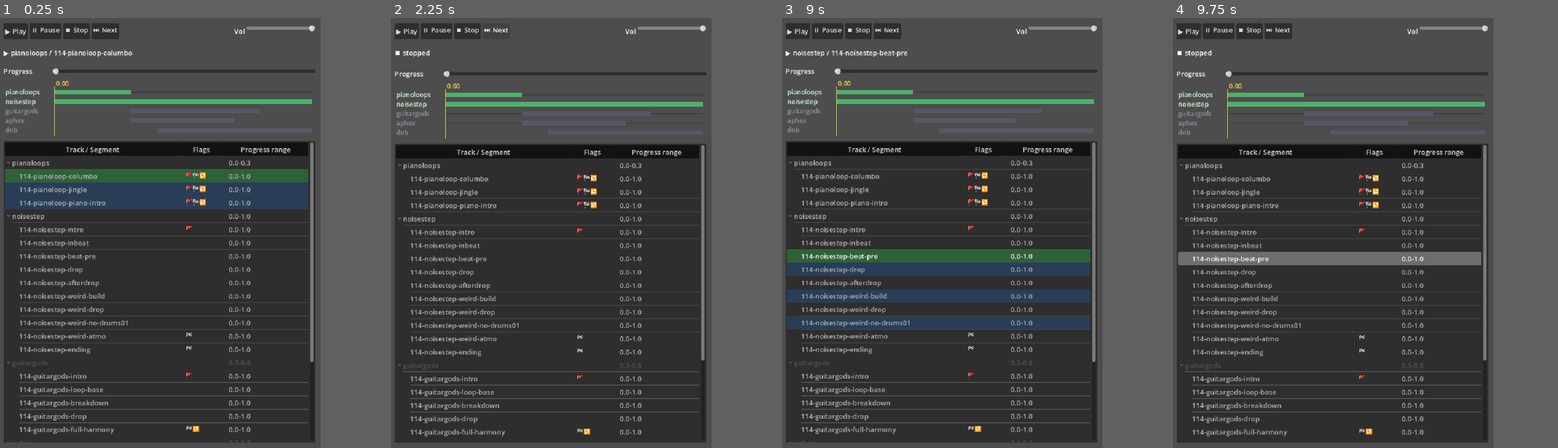
Above: before the commit, frames 1-4 (left to right).
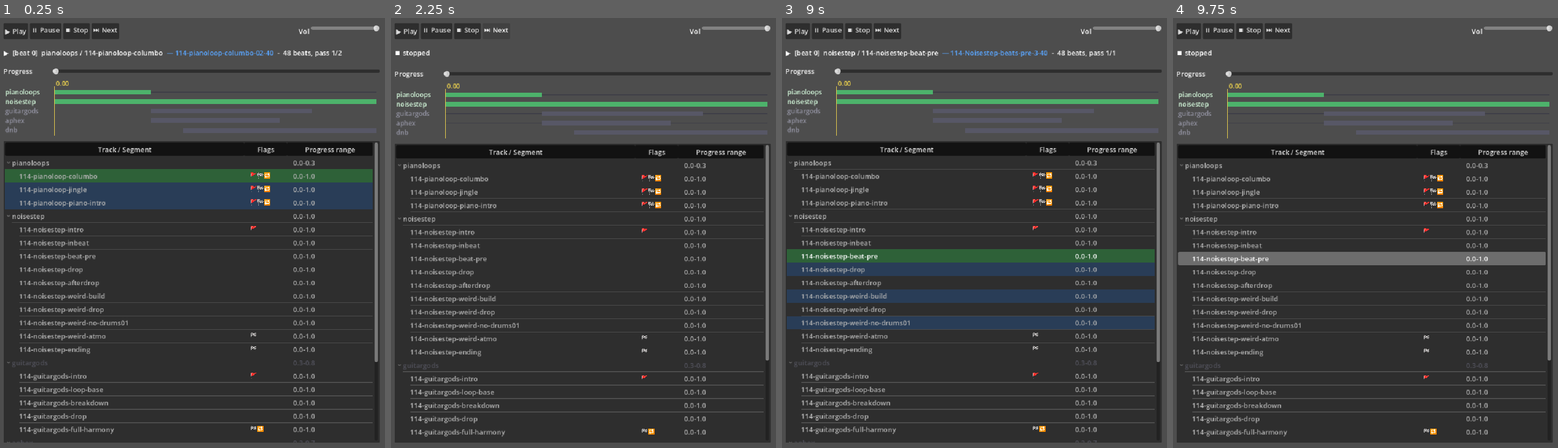
Above: after the commit, the same moments.

Repository: AxelStrem/sound-chain
Game: Godot game, scene res://sound_test.tscn
The game is run twice, just before and just after one commit, with the same random seed, the same clock (stepped at 60 frames per second) and the same inputs.
Inputs (mouse positions are in pixels of both pictures, inside the frame that each line leads up to):
- Up to frame 1 (0.25 s): no input
- Up to frame 2 (2.25 s): click "▶ Play" at 0.5 s; click "▶ Play" at 1.25 s; click "⏭ Next" at 2 s
- Up to frame 3 (9 s): click "⏭ Next" at 2.75 s; click "⏹ Stop" at 3.5 s; click "⏹ Stop" at 4.25 s; click "▶ Play" at 5 s; click "⏹ Stop" at 5.75 s; click "⏭ Next" at 6.5 s; click "⏸ Pause" at 7.25 s; move the mouse to (939, 112) at 8.02 s; click (939, 112) at 8.17 s; move the mouse to (878, 254) at 8.77 s; click (878, 254) at 8.92 s
- Up to frame 4 (9.75 s): tap Enter at 9.5 s; move the mouse to (1365, 138) at 9.52 s; click (1365, 138) at 9.67 s
In our replay, the window is 600x800 before the commit and 720x800 after it. These sizes can differ from the game's own. Grey fills any space a smaller window leaves; there, only what the larger window draws over its background counts as a difference.

The runs differ from the first frame. In frame 1, 13% of the frame differs, in the area x 0-100%, y 0-100%; in frame 2, 11%; in frame 3, 13%; in frame 4, 11%.

Commit message:
Show variation + live beat/length/pass in now-playing status
- Engine tracks the chosen `audio` variation and exposes it plus current
  beat, length_beats and pass count; adds a beat_advanced signal emitted
  once per beat.
- Status becomes a RichTextLabel: "▶ [beat N] track / segment — variation
  (blue) - L beats, pass P/T", refreshed live each beat.

Co-Authored-By: Claude Opus 4.8 <noreply@anthropic.com>

Diff:
--- a/project.godot
+++ b/project.godot
@@ -21,7 +21,7 @@
 
 [display]
 
-window/size/viewport_width=1500
+window/size/viewport_width=1800
 window/size/viewport_height=2000
 window/stretch/mode="canvas_items"
 window/stretch/aspect="expand"
--- a/sound_chain.gd
+++ b/sound_chain.gd
@@ -46,6 +46,9 @@
 ## Emitted when playback starts, pauses/resumes, or stops.
 signal playback_changed(playing: bool, paused: bool)
 
+## Emitted once per beat while playing (carries the current absolute beat).
+signal beat_advanced(beat: int)
+
 # ---------------------------------------------------------------------------
 # Runtime state
 # ---------------------------------------------------------------------------
@@ -66,6 +69,7 @@
 var _cur_name   := ""   ## Currently-playing segment name
 var _cur_seg    := {}   ## Currently-playing segment data
 var _cur_track  := ""   ## Track owning the currently-playing segment
+var _cur_variation := "" ## The `audio` variation chosen for the current pass
 var _cur_start  := 0    ## Beat on which current segment (this pass) started
 var _reps_left  := 0    ## Remaining extra `repeat` passes of the current segment
 
@@ -336,6 +340,11 @@
 func get_playback_speed() -> float: return _playback_speed
 func get_current_segment() -> String: return _cur_name
 func get_current_track() -> String: return _cur_track
+func get_current_variation() -> String: return _cur_variation
+func get_current_beat() -> int: return _beat
+func get_current_length_beats() -> int: return int(_cur_seg.get("length_beats", DEFAULT_LENGTH_BEATS))
+func get_current_total_passes() -> int: return maxi(1, int(_cur_seg.get("repeat", 1)))
+func get_current_pass() -> int: return get_current_total_passes() - _reps_left
 func get_history() -> Array[String]: return _history.duplicate()
 
 
@@ -450,6 +459,8 @@
 	# Safety: nothing to schedule against
 	if _cur_name == "":
 		return
+
+	beat_advanced.emit(_beat)
 
 	var end_beat  : int = _cur_start + _cur_seg.get("length_beats", DEFAULT_LENGTH_BEATS)
 	var lookahead : int = _metadata.get("lookahead_beats", DEFAULT_LOOKAHEAD)
@@ -660,9 +671,11 @@
 ##   - bare name:  "a0.wav"            (prefixed with _audio_base)
 ##   - bare name without extension: "a0"  (tries .wav then .ogg)
 func _resolve_audio(seg: Dictionary, seg_name: String) -> String:
+	_cur_variation = ""
 	var variations: Array = seg.get("audio", [])
 	if not variations.is_empty():
 		var p := str(variations[_rng.randi() % variations.size()])
+		_cur_variation = p
 		if p.begins_with("res://") or p.begins_with("user://") or p.begins_with("/") or (p.length() >= 2 and p[1] == ":"):
 			# Absolute path — use as-is
 			return p
@@ -755,6 +768,7 @@
 	_cur_name  = ""
 	_cur_seg   = {}
 	_cur_track = ""
+	_cur_variation = ""
 	_reps_left = 0
 	_next_name = ""
 	_next_done = false
--- a/sound_test.gd
+++ b/sound_test.gd
@@ -14,6 +14,13 @@
 const COL_CURRENT_BG := Color(0.18, 0.38, 0.22)   # now playing
 const COL_NEXT_BG    := Color(0.16, 0.24, 0.34)   # reachable from now playing
 
+## Concentric border drawn over the current row when it can loop back to itself:
+## outer green → blue → inner green.  (TreeItem can't do multi-ring borders, so
+## it's painted in an overlay; see [method _draw_loop_overlay].)
+const COL_LOOP_GREEN := Color(0.35, 0.80, 0.45)
+const COL_LOOP_BLUE  := Color(0.35, 0.60, 1.00)
+const LOOP_BORDER_W  := 2.0
+
 ## Playlist columns: name, flags (start / ending / repeat), progress range(s).
 const TREE_COLUMNS := 3
 const COL_NAME     := 0
@@ -29,7 +36,7 @@
 const HINT_REPEAT    := "🔁 Repeats %d× before advancing"
 
 var _tree              : Tree
-var _status            : Label
+var _status            : RichTextLabel
 var _slider            : HSlider
 var _map               : TrackMap
 
@@ -57,6 +64,7 @@
 
 	SoundChain.segment_changed.connect(_on_segment_changed)
 	SoundChain.playback_changed.connect(_on_playback_changed)
+	SoundChain.beat_advanced.connect(_on_beat_advanced)
 	_refresh_status()
 
 	SoundChain.start()   # autostart a normal metadata-driven playthrough
@@ -119,7 +127,11 @@
 	status_margin.add_theme_constant_override("margin_top", 12)
 	status_margin.add_theme_constant_override("margin_bottom", 12)
 	vbox.add_child(status_margin)
-	_status = Label.new()
+	_status = RichTextLabel.new()
+	_status.bbcode_enabled = true          # so the variation can be tinted blue
+	_status.fit_content = true
+	_status.scroll_active = false
+	_status.autowrap_mode = TextServer.AUTOWRAP_OFF
 	status_margin.add_child(_status)
 
 	# --- Progress row (label width matches the map's name column, so the slider
@@ -353,12 +365,22 @@
 	_refresh_status()
 
 
+func _on_beat_advanced(_beat: int) -> void:
+	_refresh_status()
+
+
 func _refresh_status() -> void:
 	var seg := SoundChain.get_current_segment()
 	var track := SoundChain.get_current_track()
 	if not _playing or seg == "":
 		_status.text = "⏹ stopped"
-	elif _paused:
-		_status.text = "⏸ paused — %s / %s" % [track, seg]
-	else:
-		_status.text = "▶ %s / %s" % [track, seg]
+		return
+	var head := "⏸ paused" if _paused else "▶"
+	var variation := SoundChain.get_current_variation()
+	var var_txt := ""
+	if variation != "":
+		var_txt = "  [color=#5aa6ff]— %s[/color]" % variation
+	_status.text = "%s  [beat %d]  %s / %s%s  -  %d beats, pass %d/%d" % [
+		head, SoundChain.get_current_beat(), track, seg, var_txt,
+		SoundChain.get_current_length_beats(),
+		SoundChain.get_current_pass(), SoundChain.get_current_total_passes()]
